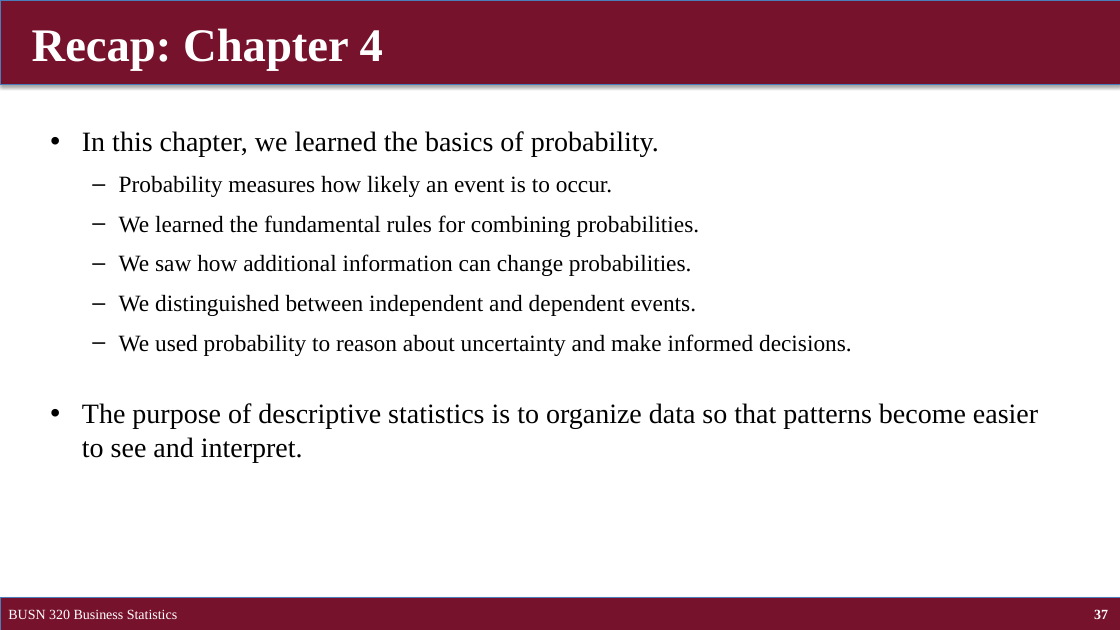
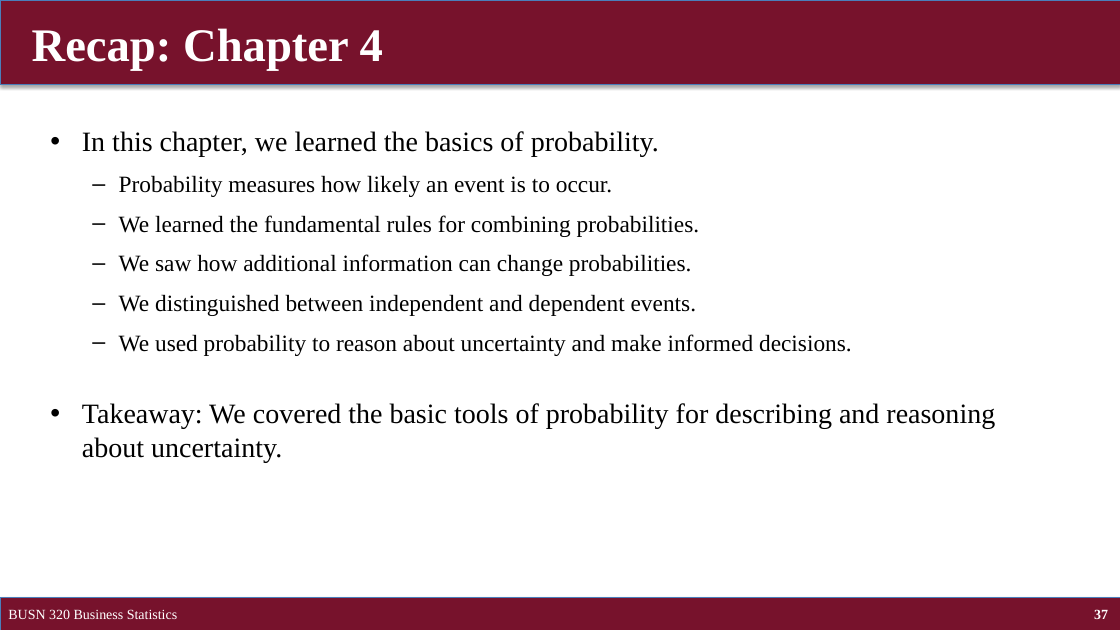
Before and after one commit to brianhwpark/brianhwpark.github.io, a slide deck: slide 37 of files/teaching-resources/concordiacollege-busn-320/busn-320-lecture-note/busn320-ch04.pptx. Drawn at 1120x630 pixels with LibreOffice and Linux fonts; fonts in the diff are those of the drawing. Boxes give left, top, right and bottom in pixels: in the first picture for what was removed or moved away, otherwise in the second. Text is boxed around its words. In the diff, an @@ line names an element or a change of style, - is before the commit and + after.

```diff
--- a/files/teaching-resources/concordiacollege-busn-320/busn-320-lecture-note/busn320-ch04.pptx
+++ b/files/teaching-resources/concordiacollege-busn-320/busn-320-lecture-note/busn320-ch04.pptx
@@ text at (82,403,995,463): text changed @@
-• The purpose of descriptive statistics is to organize data so that patterns become easier to see and interpret.
+• Takeaway: We covered the basic tools of probability for describing and reasoning about uncertainty.
```
Also in this commit, not shown: 1 other slide changed, 7 other files.
